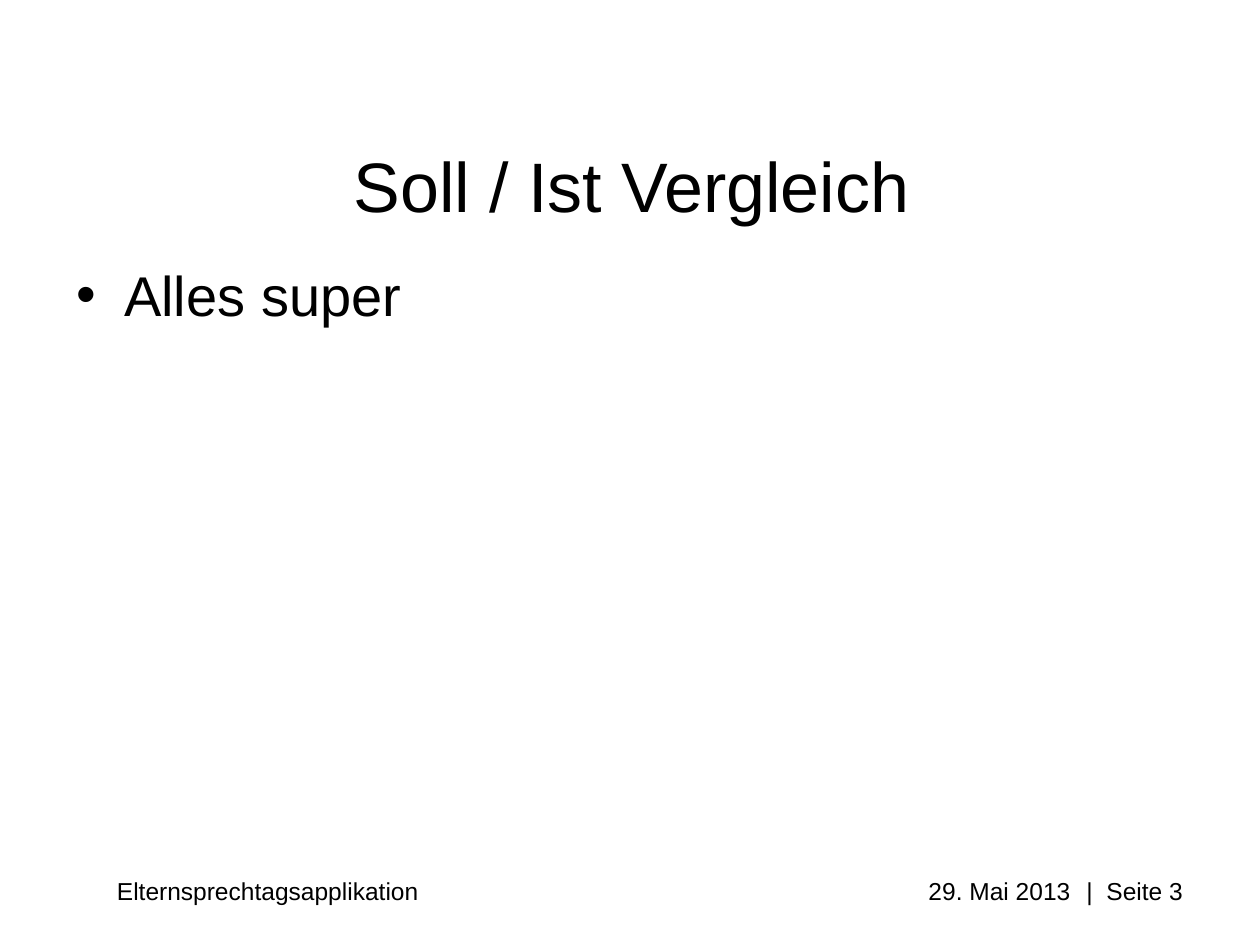
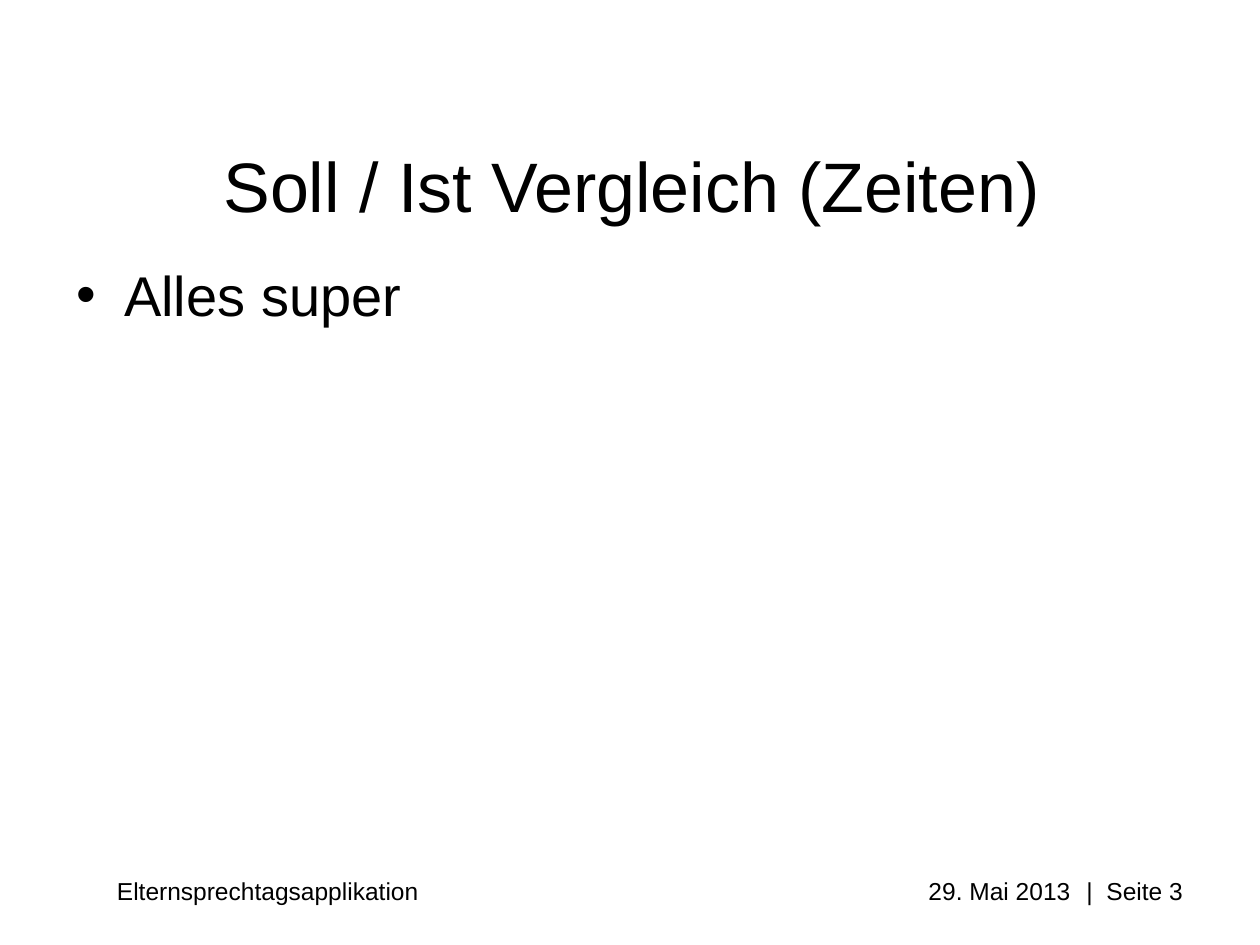
Before and after one commit to Professi/esta, a slide deck: slide 3 of docs/Praesentation/Elternsprechtagsapplikation(ESTA).ppt. Drawn at 1260x945 pixels with LibreOffice and Linux fonts; fonts in the diff are those of the drawing; background and template pictures are left out. Boxes give left, top, right and bottom in pixels: in the first picture for what was removed or moved away, otherwise in the second. Text is boxed around its words. In the diff, an @@ line names an element or a change of style, - is before the commit and + after.

```diff
--- a/docs/Praesentation/Elternsprechtagsapplikation(ESTA).ppt
+++ b/docs/Praesentation/Elternsprechtagsapplikation(ESTA).ppt
@@ title at [223, 161, 1040, 225]: text changed @@
-Soll / Ist Vergleich
+Soll / Ist Vergleich (Zeiten)
```
Also in this commit, not shown: 1 other slide changed, 2 slides added, 1 other file.
